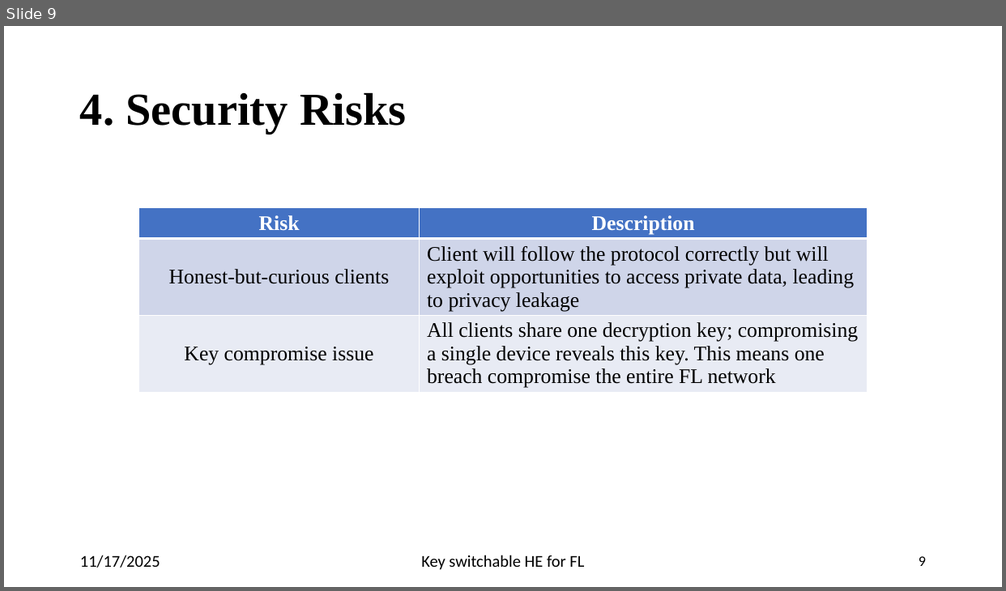
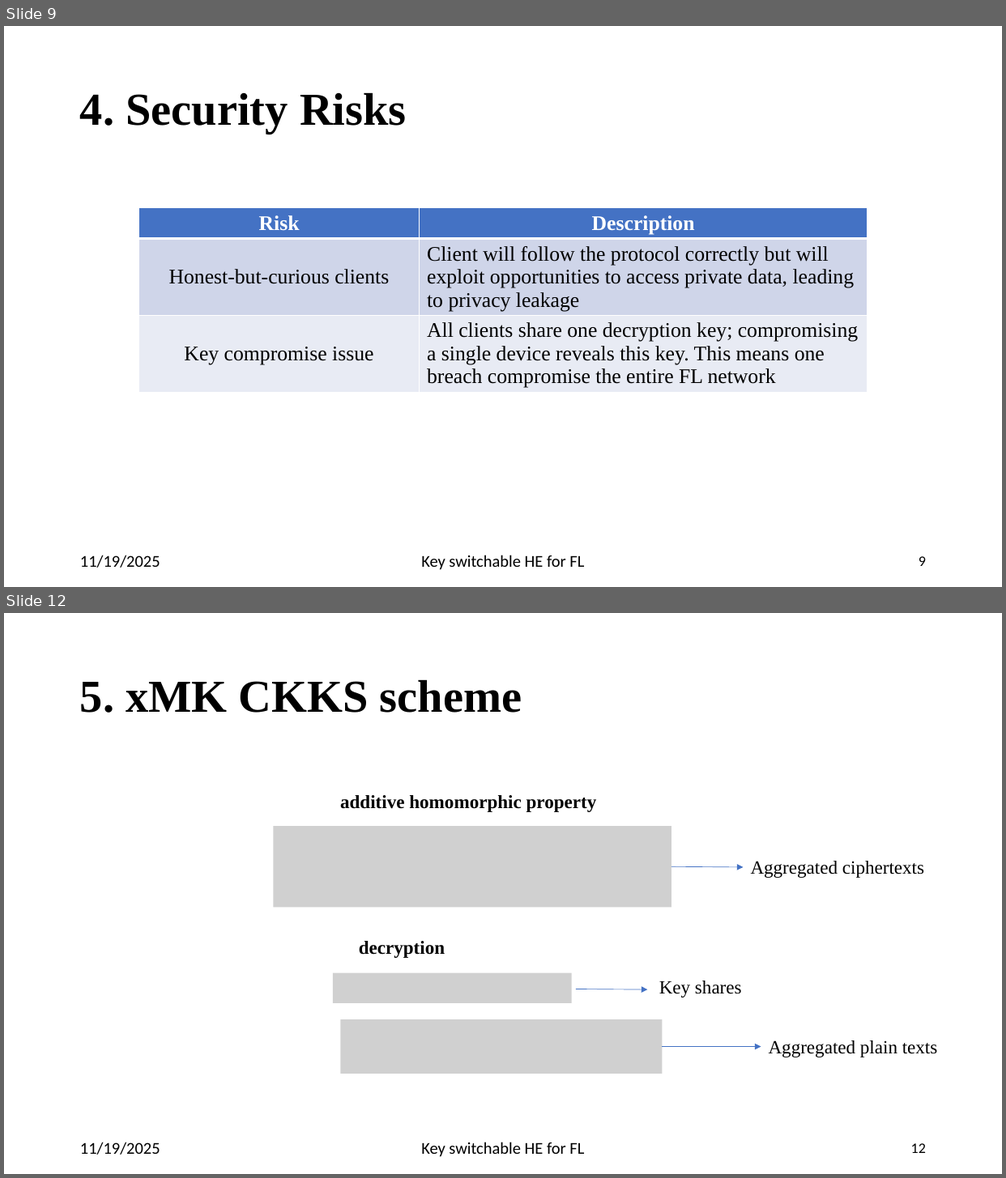
Before and after one commit to pyb0b/master-thesis-report, a slide deck: Final Presentation.pptx. Shown one above the other, each under a label of ours: slide 9 before the commit, slides 9 and 12 after it; the slides between them are not shown. The pictures are 1006x591 and 1006x1178 pixels, drawn with LibreOffice and Linux fonts; fonts in the diff are those of the drawing; grey boxes stand for pictures. Boxes give left, top, right and bottom in pixels: in the first picture for what was removed or moved away, otherwise in the second. Text is boxed around its words. In the diff, an @@ line names an element or a change of style, - is before the commit and + after.

```diff
--- a/Final Presentation.pptx
+++ b/Final Presentation.pptx
@@ slide 12 added at (4, 613, 1002, 1174), background #FFFFFF @@
@@ title added at (80, 679, 522, 713), 44 pt, text #000000, bold @@
+5. xMK CKKS scheme
@@ text added at (340, 795, 597, 812), 18 pt, text #000000, bold @@
+additive homomorphic property
@@ picture added at (274, 826, 671, 907) @@
@@ arrow added from (671, 867) to (744, 867), #4472C4 0.5 pt @@
@@ text added at (751, 861, 924, 878), 18 pt, text #000000 @@
+Aggregated ciphertexts
@@ text added at (359, 941, 445, 958), 18 pt, text #000000, bold @@
+decryption
@@ picture added at (333, 973, 572, 1003) @@
@@ arrow added from (576, 990) to (648, 990), #4472C4 0.5 pt @@
@@ text added at (659, 981, 742, 998), 18 pt, text #000000 @@
+Key shares
@@ picture added at (341, 1020, 663, 1074) @@
@@ arrow added from (662, 1047) to (761, 1047), #4472C4 0.5 pt @@
@@ text added at (769, 1041, 938, 1058), 18 pt, text #000000 @@
+Aggregated plain texts
@@ text added at (80, 1142, 160, 1155), 16 pt, text #000000 @@
+11/19/2025
@@ text added at (421, 1142, 584, 1157), 16 pt, text #000000 @@
+Key switchable HE for FL
@@ page number added at (911, 1144, 926, 1153), 14 pt, text #000000 @@
+12
@@ slide 9 changed as well @@
@@ text at (80, 555, 160, 568): text changed @@
-11/17/2025
+11/19/2025
```
Also in this commit, not shown: 12 other slides changed, 5 other slides added.
